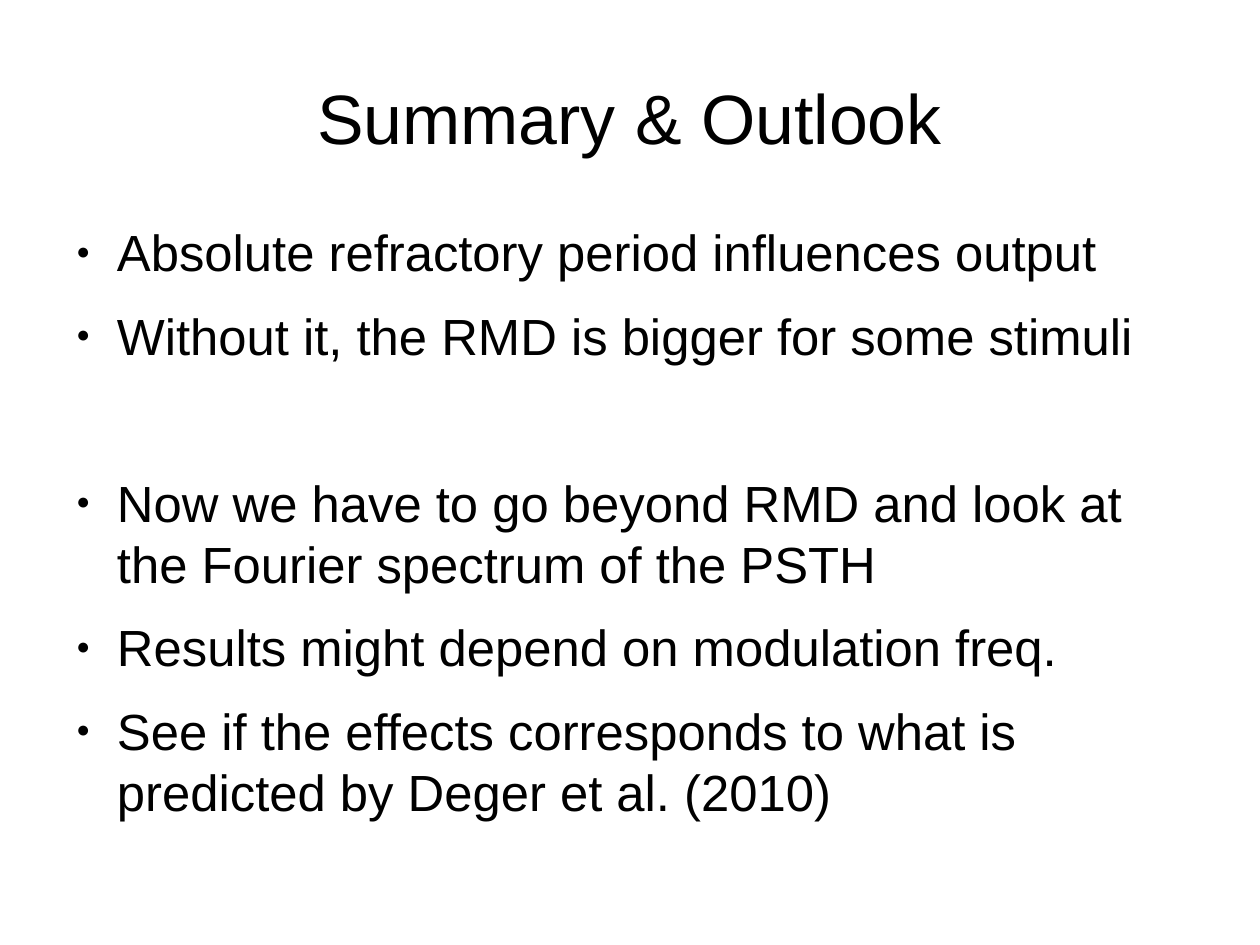
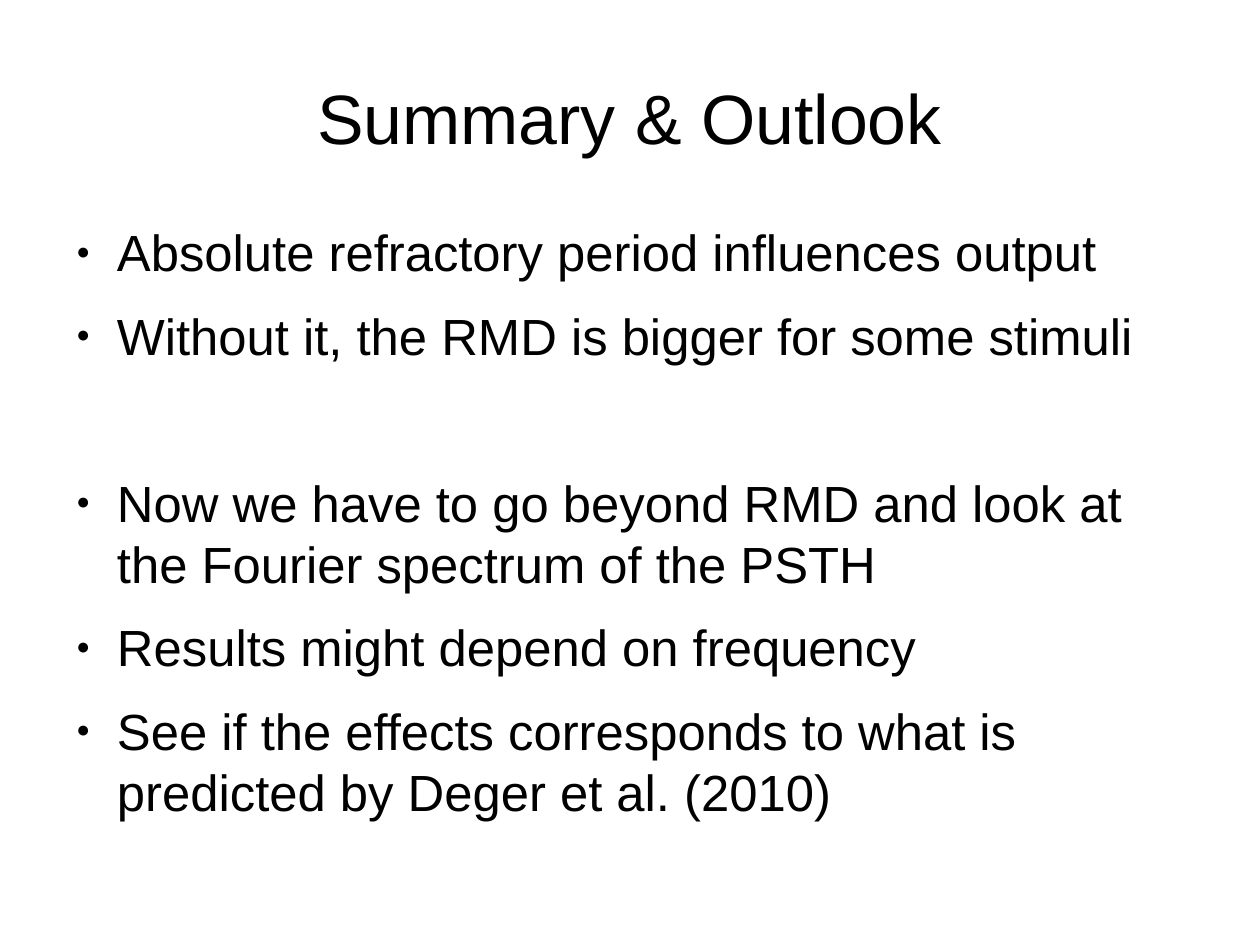
Before and after one commit to MaelleC/auditory-things, a slide deck: slide 17 of presentation/pres1.odp. Drawn at 1260x945 pixels with LibreOffice and Linux fonts; fonts in the diff are those of the drawing. Boxes give left, top, right and bottom in pixels: in the first picture for what was removed or moved away, otherwise in the second. Text is boxed around its words. In the diff, an @@ line names an element or a change of style, - is before the commit and + after.

Commit message:
after presentation, new manner to use model, no rep with it

```diff
--- a/presentation/pres1.odp
+++ b/presentation/pres1.odp
@@ text at (117,629,916,677): text changed @@
-● Results might depend on modulation freq.
+● Results might depend on frequency
```
Also in this commit, not shown: 17 other files.
